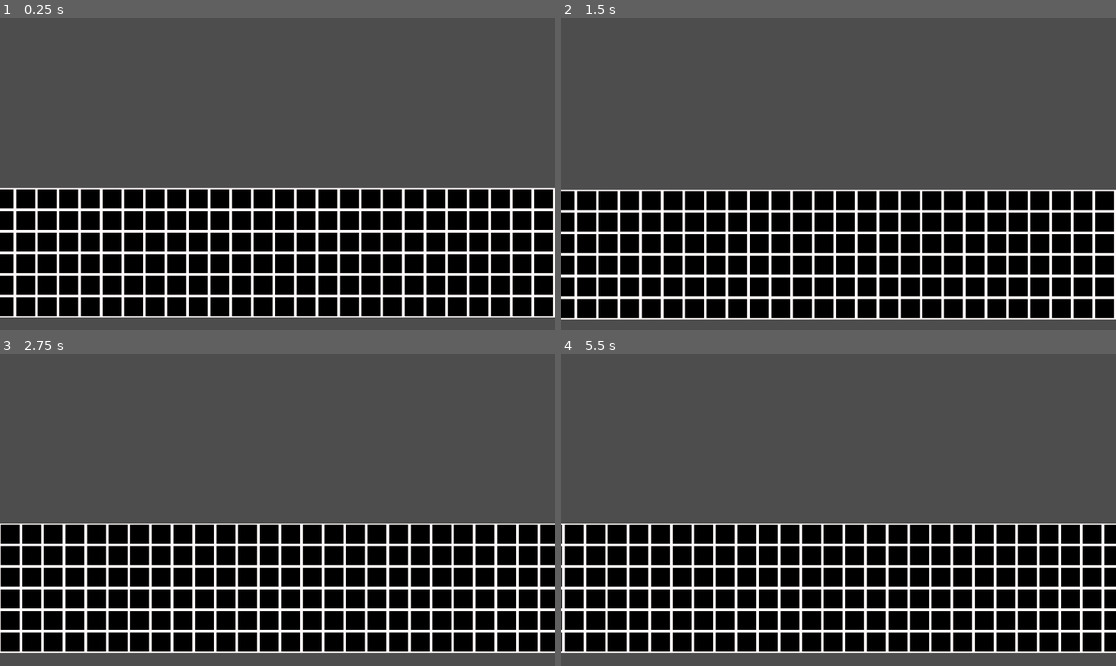
Above: before the commit, frames 1-4 (two rows, left to right).
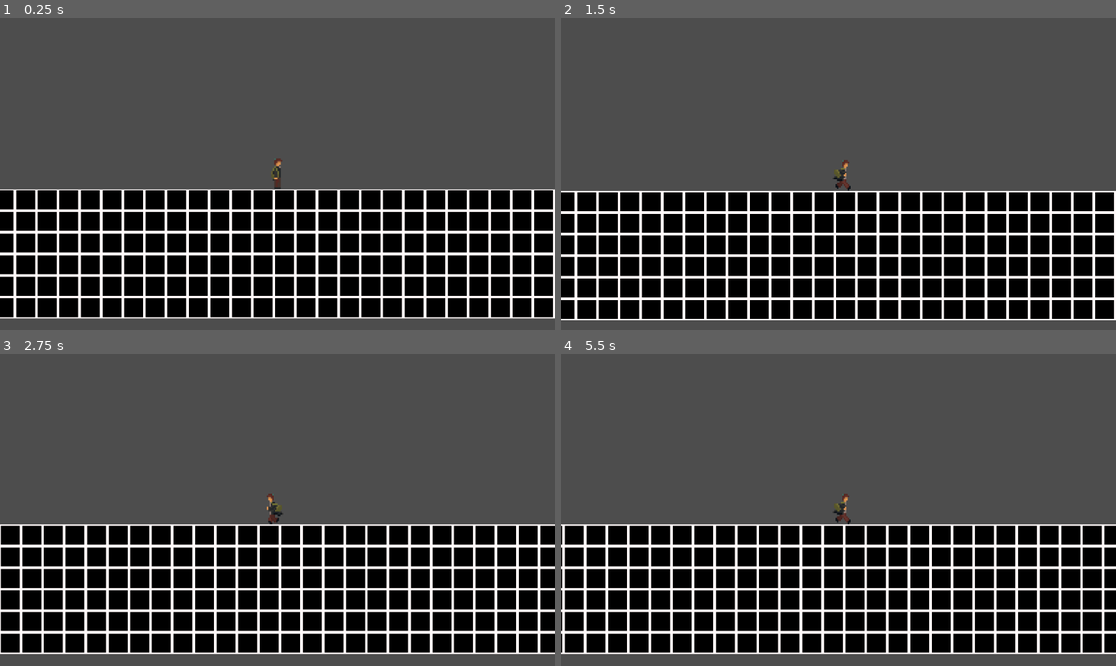
Above: after the commit, the same moments.

Repository: Zach9123/L1-Digital
Game: Godot game, scene res://Scenes/level_1.tscn
Two runs of this game, one before a commit and one after it. Both use one fixed random seed, a clock stepped at 60 frames per second and the inputs below. The project has no main scene, so this scene is started directly.
Inputs:
- Up to frame 1 (0.25 s): no input
- Up to frame 2 (1.5 s): hold Right (ui_right) from 0.53 s (still down); tap Up (ui_up) at 0.77 s
- Up to frame 3 (2.75 s): tap Up (ui_up) at 1.52 s; release Right (ui_right) at 2.03 s; hold Left (ui_left) from 2.03 s (still down)
- Up to frame 4 (5.5 s): release Left (ui_left) at 2.78 s; hold Right (ui_right) 2.78-4.28 s; tap Up (ui_up) at 3.02, 3.77, 4.52 s; hold Left (ui_left) 4.28-5.03 s; hold Right (ui_right) from 5.03 s (still down)

The runs differ from the first frame. In frame 1, 6.2% of the frame differs, in the area x 0-100%, y 44-97%; in frame 2, 6.8%; in frame 3, 7.7%; in frame 4, 8.3%.

Commit message:
V1.8
run and idle animation added to player movement

Diff:
--- a/Rendezvous/Scenes/character_body_2d.gd
+++ b/Rendezvous/Scenes/character_body_2d.gd
@@ -8,6 +8,7 @@
 
 var start_position = Vector2(579, 319)
 
+@onready var animations: AnimatedSprite2D = $AnimatedSprite2D
 @onready var jump_buffer_timer: Timer = $JumpBufferTimer
 @onready var cyote_timer: Timer = $CyoteTimer
 
@@ -20,6 +21,7 @@
 	update_movement(delta)
 	update_states()
 	move_and_slide()
+	update_animation()
 
 	for i in get_slide_collision_count():
 		var collision = get_slide_collision(i)
@@ -41,6 +43,13 @@
 		velocity.x = move_toward(velocity.x, 0, acceleration)
 	else:
 		velocity.x = move_toward(velocity.x, speed * direction, acceleration)
+
+func update_animation() -> void:
+	if velocity.x == 0:
+		animations.play("idle")
+		return
+	animations.scale.x = sign(velocity.x)
+	animations.play("run")
 
 
 func update_movement(delta: float) -> void:
--- a/Rendezvous/Scenes/character_body_2d.tscn
+++ b/Rendezvous/Scenes/character_body_2d.tscn
@@ -2,6 +2,25 @@
 
 [ext_resource type="Script" uid="uid://hss5eyymjeei" path="res://Scenes/character_body_2d.gd" id="1_88kja"]
 [ext_resource type="Texture2D" uid="uid://by7ahgyulgmxx" path="res://sprites/messenger_guy_idle_v1 (1).png" id="2_88kja"]
+[ext_resource type="Texture2D" uid="uid://dst208xact370" path="res://sprites/messenger_guy_fall_animation_V3 (1).png" id="2_gbyq6"]
+[ext_resource type="Texture2D" uid="uid://dd0xwltor4yax" path="res://sprites/messenger_guy_run_animation_V3 (1).png" id="4_pbq55"]
+[ext_resource type="Texture2D" uid="uid://vpg7losv4fhq" path="res://sprites/messenger_guy_jump_animation_V1 (1)-1.png.png" id="4_t38ji"]
+
+[sub_resource type="AtlasTexture" id="AtlasTexture_601d1"]
+atlas = ExtResource("2_gbyq6")
+region = Rect2(0, 0, 448, 448)
+
+[sub_resource type="AtlasTexture" id="AtlasTexture_6d06k"]
+atlas = ExtResource("2_gbyq6")
+region = Rect2(448, 0, 448, 448)
+
+[sub_resource type="AtlasTexture" id="AtlasTexture_p20bj"]
+atlas = ExtResource("2_gbyq6")
+region = Rect2(0, 448, 448, 448)
+
+[sub_resource type="AtlasTexture" id="AtlasTexture_ancw4"]
+atlas = ExtResource("2_gbyq6")
+region = Rect2(448, 448, 448, 448)
 
 [sub_resource type="AtlasTexture" id="AtlasTexture_88kja"]
 atlas = ExtResource("2_88kja")
@@ -30,11 +49,68 @@
 [sub_resource type="AtlasTexture" id="AtlasTexture_fxof2"]
 atlas = ExtResource("2_88kja")
 region = Rect2(0, 896, 448, 448)
+
+[sub_resource type="AtlasTexture" id="AtlasTexture_x0qg5"]
+atlas = ExtResource("4_t38ji")
+region = Rect2(896, 0, 448, 448)
+
+[sub_resource type="AtlasTexture" id="AtlasTexture_l447x"]
+atlas = ExtResource("4_t38ji")
+region = Rect2(896, 448, 448, 448)
+
+[sub_resource type="AtlasTexture" id="AtlasTexture_u736u"]
+atlas = ExtResource("4_t38ji")
+region = Rect2(0, 448, 448, 448)
+
+[sub_resource type="AtlasTexture" id="AtlasTexture_glyrq"]
+atlas = ExtResource("4_t38ji")
+region = Rect2(448, 448, 448, 448)
+
+[sub_resource type="AtlasTexture" id="AtlasTexture_8f6q8"]
+atlas = ExtResource("4_t38ji")
+region = Rect2(0, 896, 448, 448)
+
+[sub_resource type="AtlasTexture" id="AtlasTexture_2sln1"]
+atlas = ExtResource("4_t38ji")
+region = Rect2(448, 896, 448, 448)
+
+[sub_resource type="AtlasTexture" id="AtlasTexture_8ldn0"]
+atlas = ExtResource("4_pbq55")
+region = Rect2(0, 0, 448, 448)
+
+[sub_resource type="AtlasTexture" id="AtlasTexture_o8di4"]
+atlas = ExtResource("4_pbq55")
+region = Rect2(448, 0, 448, 448)
+
+[sub_resource type="AtlasTexture" id="AtlasTexture_3d168"]
+atlas = ExtResource("4_pbq55")
+region = Rect2(0, 448, 448, 448)
+
+[sub_resource type="AtlasTexture" id="AtlasTexture_q07ms"]
+atlas = ExtResource("4_pbq55")
+region = Rect2(448, 448, 448, 448)
 
 [sub_resource type="SpriteFrames" id="SpriteFrames_c36lj"]
 animations = [{
 "frames": [{
 "duration": 1.0,
+"texture": SubResource("AtlasTexture_601d1")
+}, {
+"duration": 1.0,
+"texture": SubResource("AtlasTexture_6d06k")
+}, {
+"duration": 1.0,
+"texture": SubResource("AtlasTexture_p20bj")
+}, {
+"duration": 1.0,
+"texture": SubResource("AtlasTexture_ancw4")
+}],
+"loop": 1,
+"name": &"fall",
+"speed": 5.0
+}, {
+"frames": [{
+"duration": 1.0,
 "texture": SubResource("AtlasTexture_88kja")
 }, {
 "duration": 1.0,
@@ -57,12 +133,47 @@
 }],
 "loop": 1,
 "name": &"idle",
-"speed": 10.0
-}, {
-"frames": [],
+"speed": 6.0
+}, {
+"frames": [{
+"duration": 1.0,
+"texture": SubResource("AtlasTexture_x0qg5")
+}, {
+"duration": 1.0,
+"texture": SubResource("AtlasTexture_l447x")
+}, {
+"duration": 1.0,
+"texture": SubResource("AtlasTexture_u736u")
+}, {
+"duration": 1.0,
+"texture": SubResource("AtlasTexture_glyrq")
+}, {
+"duration": 1.0,
+"texture": SubResource("AtlasTexture_8f6q8")
+}, {
+"duration": 1.0,
+"texture": SubResource("AtlasTexture_2sln1")
+}],
+"loop": 1,
+"name": &"jump",
+"speed": 5.0
+}, {
+"frames": [{
+"duration": 1.0,
+"texture": SubResource("AtlasTexture_8ldn0")
+}, {
+"duration": 1.0,
+"texture": SubResource("AtlasTexture_o8di4")
+}, {
+"duration": 1.0,
+"texture": SubResource("AtlasTexture_3d168")
+}, {
+"duration": 1.0,
+"texture": SubResource("AtlasTexture_q07ms")
+}],
 "loop": 1,
 "name": &"run",
-"speed": 5.0
+"speed": 7.0
 }]
 
 [sub_resource type="CapsuleShape2D" id="CapsuleShape2D_gbyq6"]
@@ -73,13 +184,14 @@
 script = ExtResource("1_88kja")
 
 [node name="AnimatedSprite2D" type="AnimatedSprite2D" parent="." unique_id=351196918]
-position = Vector2(1.0000305, -8)
+position = Vector2(0, -1)
 scale = Vector2(1.188616, 1.188616)
 sprite_frames = SubResource("SpriteFrames_c36lj")
-animation = &"run"
+animation = &"idle"
+autoplay = "idle"
 
 [node name="CollisionShape2D" type="CollisionShape2D" parent="." unique_id=1497935061]
-position = Vector2(0.5, -2)
+position = Vector2(-1, 4)
 shape = SubResource("CapsuleShape2D_gbyq6")
 
 [node name="Camera2D" type="Camera2D" parent="." unique_id=1410634314]
Binary file added: Rendezvous/sprites/messenger_guy_fall_animation_V3 (1).png
Not shown, added: Rendezvous/sprites/messenger_guy_fall_animation_V3 (1).png.import
Binary file added: Rendezvous/sprites/messenger_guy_jump_animation_V1 (1)-1.png.png
Not shown, added: Rendezvous/sprites/messenger_guy_jump_animation_V1 (1)-1.png.png.import
Binary file added: Rendezvous/sprites/messenger_guy_run_animation_V3 (1).png
Not shown, added: Rendezvous/sprites/messenger_guy_run_animation_V3 (1).png.import
